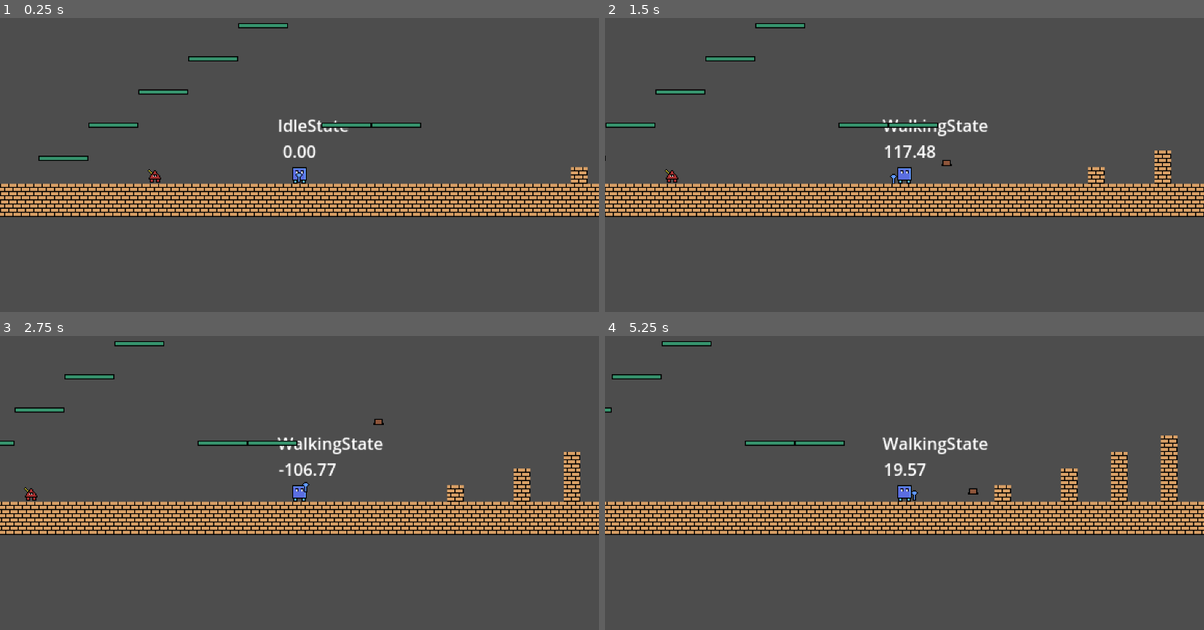
Above: before the commit, frames 1-4 (two rows, left to right).
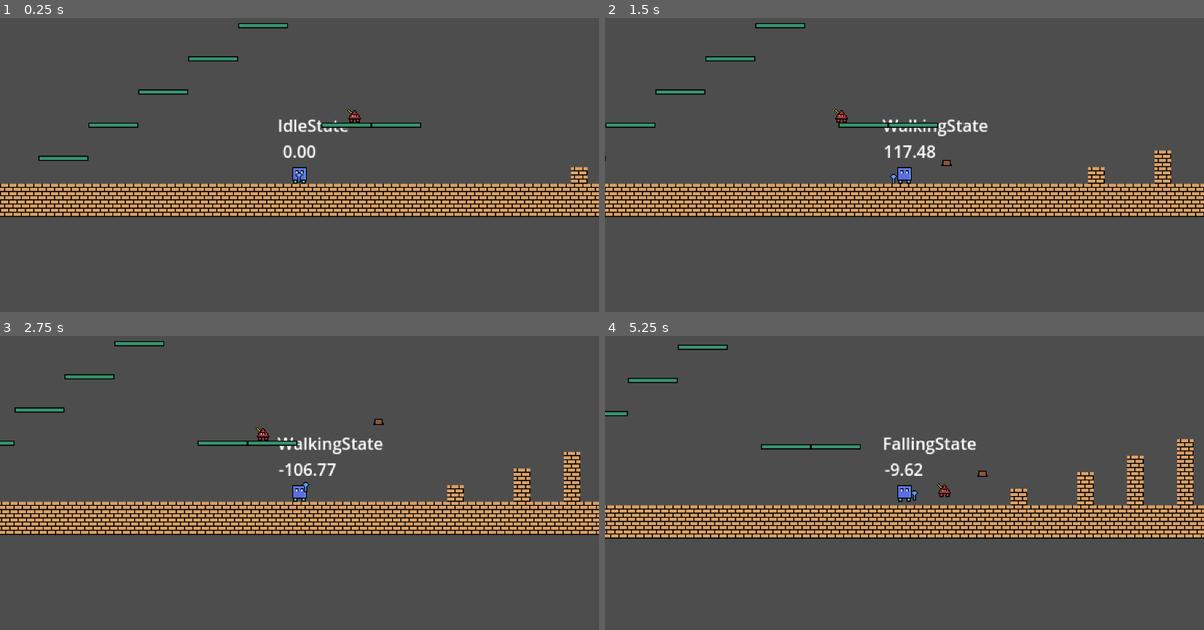
Above: after the commit, the same moments.

Repository: Maik231/Mage-Game
Game: Godot game, scene res://scenes/Levels/Level1.tscn
The game is run twice, just before and just after one commit, with the same random seed, the same clock (stepped at 60 frames per second) and the same inputs.
Inputs (mouse positions are in pixels of both pictures, inside the frame that each line leads up to):
- Up to frame 1 (0.25 s): no input
- Up to frame 2 (1.5 s): move the mouse to (1036, 159) at 0.52 s; hold E (hook) 0.53-1.28 s; hold D (right) from 0.53 s (still down); tap Space (jump) at 0.77 s; move the mouse to (784, 191) at 1.27 s; click (784, 191) at 1.35 s
- Up to frame 3 (2.75 s): tap Space (jump) at 1.52 s; move the mouse to (359, 418) at 2.02 s; release D (right) at 2.03 s; hold A (left) from 2.03 s (still down); hold E (hook) from 2.03 s (still down)
- Up to frame 4 (5.25 s): move the mouse to (874, 559) at 2.77 s; release A (left) at 2.78 s; release E (hook) at 2.78 s; hold D (right) 2.78-4.28 s; click (874, 559) at 2.85 s; tap Space (jump) at 3.02, 3.77, 4.52 s; move the mouse to (1084, 544) at 3.52 s; hold E (hook) 3.53-4.28 s; move the mouse to (724, 441) at 4.27 s; hold A (left) 4.28-5.03 s; click (724, 441) at 4.35 s; move the mouse to (934, 494) at 5.02 s; hold D (right) from 5.03 s (still down); hold E (hook) from 5.03 s (still down)

The runs differ from the first frame. In frame 1, 0.1% of the frame differs, in the area x 24-61%, y 31-56%; in frame 2, 0.1%; in frame 3, 0.1%; in frame 4, 14%, in the area x 0-100%, y 1-69%.

Commit message:
improved enemy

Diff:
--- a/scenes/Levels/Level1.tscn
+++ b/scenes/Levels/Level1.tscn
@@ -28,10 +28,11 @@
 
 [node name="Node2D" type="Node2D"]
 
-[node name="CharacterBody2D" parent="." instance=ExtResource("1_jicic")]
+[node name="Player" parent="." instance=ExtResource("1_jicic")]
+unique_name_in_owner = true
 position = Vector2(539, 615)
 
-[node name="Camera2D" type="Camera2D" parent="CharacterBody2D"]
+[node name="Camera2D" type="Camera2D" parent="Player"]
 zoom = Vector2(2, 2)
 
 [node name="TileMaps" type="Node" parent="."]
@@ -45,4 +46,4 @@
 tile_set = SubResource("TileSet_7qrle")
 
 [node name="Enemy1" parent="." instance=ExtResource("3_b1jpp")]
-position = Vector2(400, 615)
+position = Vector2(597, 551)
--- a/scenes/player/Player.tscn
+++ b/scenes/player/Player.tscn
@@ -85,7 +85,7 @@
 [node name="Spells" type="Node2D" parent="."]
 
 [node name="ProjectileSpell" parent="Spells" instance=ExtResource("13_xwrdh")]
-cast_cooldown = 0.2
+cast_cooldown = 0.1
 projectile = ExtResource("14_ltifo")
 
 [node name="HealthManager" parent="." instance=ExtResource("15_01med")]
--- a/scripts/Enemys/Enemy1.gd
+++ b/scripts/Enemys/Enemy1.gd
@@ -1,11 +1,25 @@
 extends CharacterBody2D
 
 
-var player : Player
+@onready var player : Player = %Player
 @onready var health_manager = $HealthManager
-
+var direction : int
+const SPEED : int = 50
 func take_damage(damage : int):
 	health_manager.take_damage(damage)
 
+func _physics_process(delta):
+	if not is_on_floor():
+		velocity += get_gravity() * delta
+
+	if player.global_position.x - global_position.x < -10:
+		direction = -1
+	elif player.global_position.x - global_position.x > 10:
+		direction = 1
+	elif is_on_floor() and global_position.y > player.global_position.y and player.global_position.distance_to(global_position) < 100:
+		velocity.y = -200
+	velocity.x = lerpf(velocity.x, direction * SPEED, minf(1, 4 * delta))
+	move_and_slide()
+
 func die():
 	queue_free()
